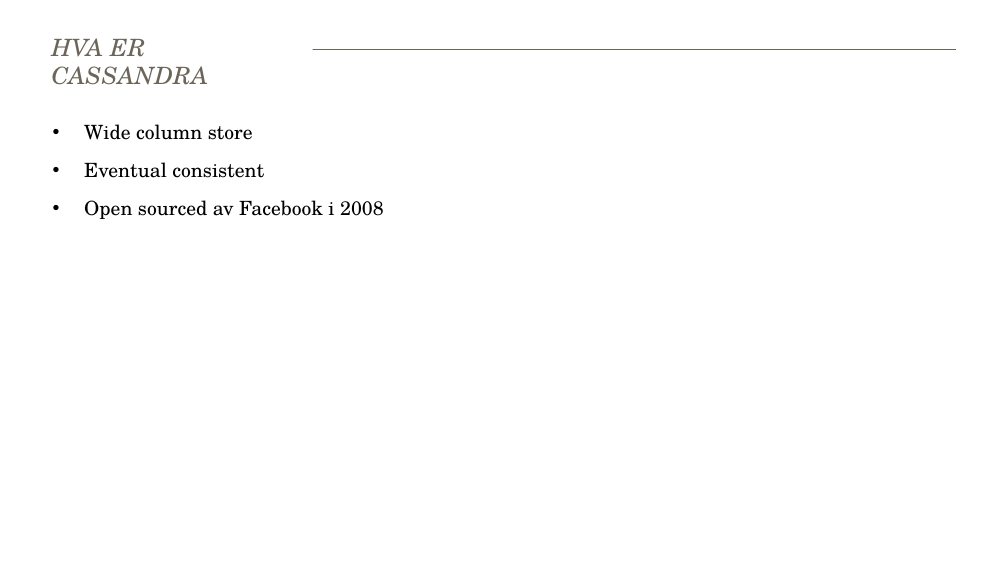
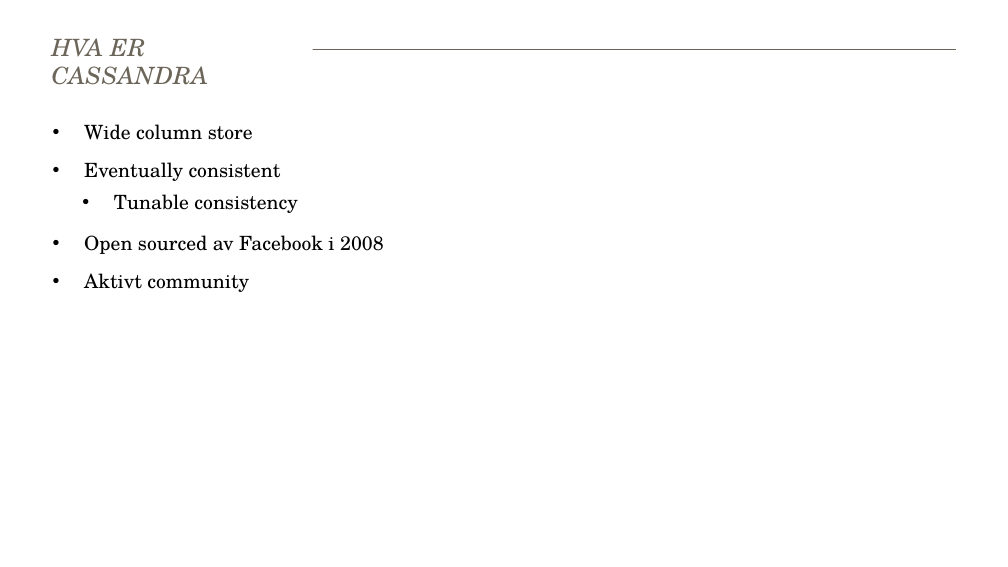
Before and after one commit to baakind/cassandra-workshop, a slide deck: slide 2 of intro.pptx. Drawn at 1008x567 pixels with LibreOffice and Linux fonts; fonts in the diff are those of the drawing. Boxes give left, top, right and bottom in pixels: in the first picture for what was removed or moved away, otherwise in the second. Text is boxed around its words. In the diff, an @@ line names an element or a change of style, - is before the commit and + after.

```diff
--- a/intro.pptx
+++ b/intro.pptx
@@ text at bbox=[84, 162, 297, 213]: text changed @@
-• Eventual consistent
+• Eventually consistent
+  • Tunable consistency
@@ text at bbox=[84, 273, 249, 292]: paragraph added @@
+• Aktivt community
```
Also in this commit, not shown: 3 other slides changed.
